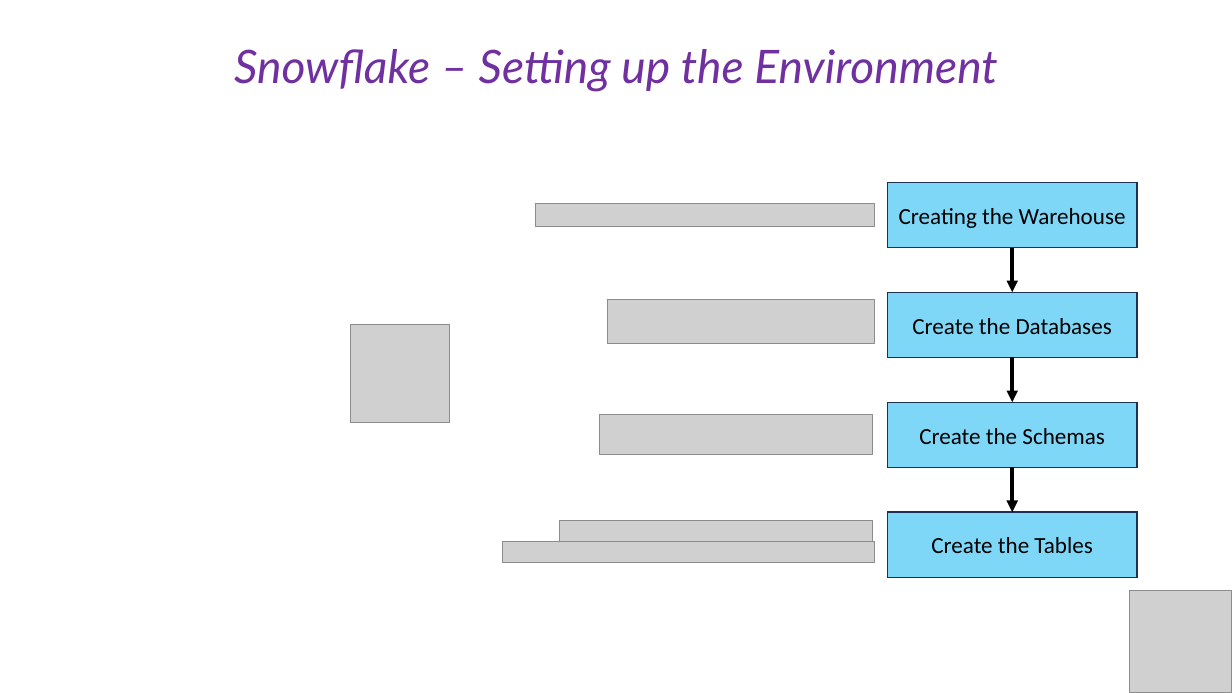
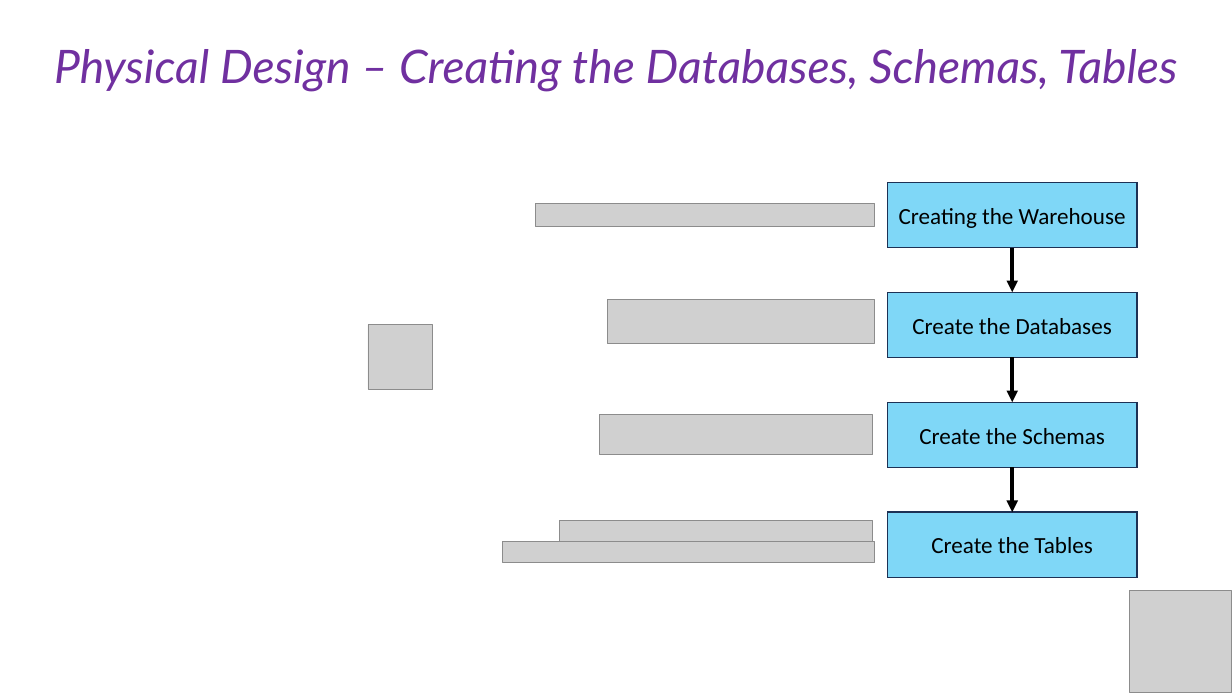
Before and after one commit to cesaramehri/Firn_CaseStudyTest, a slide deck: slide 13 of Presentation/Case Study - Presentation.pptx (slide 7 before the commit). Drawn at 1232x693 pixels with LibreOffice and Linux fonts; fonts in the diff are those of the drawing; grey boxes stand for pictures. Boxes give left, top, right and bottom in pixels: in the first picture for what was removed or moved away, otherwise in the second. Text is boxed around its words. In the diff, an @@ line names an element or a change of style, - is before the commit and + after.

Commit message:
Presentation: Pre-Final Version

```diff
--- a/Presentation/Case Study - Presentation.pptx
+++ b/Presentation/Case Study - Presentation.pptx
@@ text at <box>54,49,1177,92</box>: text changed @@
-Snowflake – Setting up the Environment
+Physical Design – Creating the Databases, Schemas, Tables
@@ picture: place and size @@
-picture at <box>351,325,449,423</box>
+picture at <box>368,325,433,390</box>
```
Also in this commit, not shown: 9 other slides changed, 12 slides added, 5 slides removed, 1 other file.
